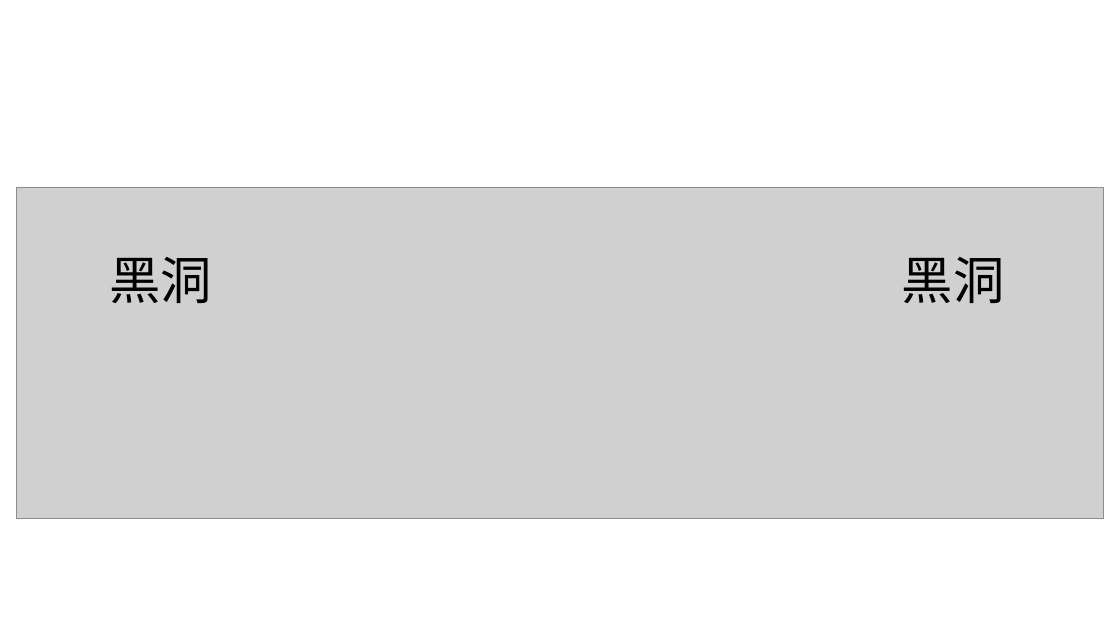
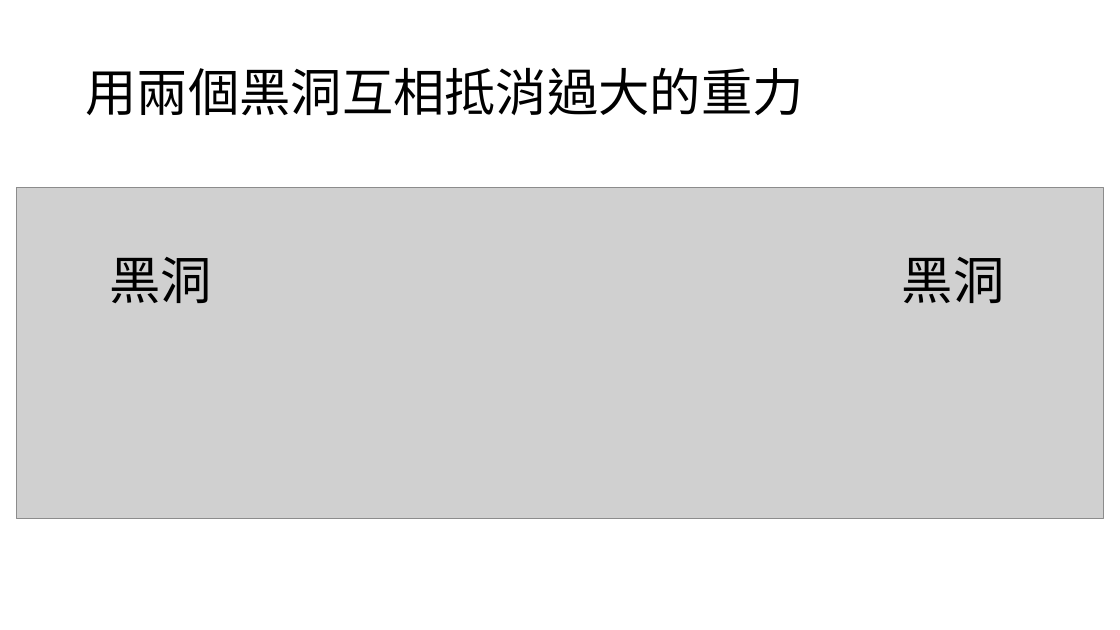
Before and after one commit to TaiChunYen/git, a slide deck: slide 24 of W044週報_戴君諺.pptx. Drawn at 1120x630 pixels with LibreOffice and Linux fonts; fonts in the diff are those of the drawing; grey boxes stand for pictures. Boxes give left, top, right and bottom in pixels: in the first picture for what was removed or moved away, otherwise in the second. Text is boxed around its words. In the diff, an @@ line names an element or a change of style, - is before the commit and + after.

```diff
--- a/W044週報_戴君諺.pptx
+++ b/W044週報_戴君諺.pptx
@@ title added at [85,67,804,115], 44 pt, text #000000 @@
+用兩個黑洞互相抵消過大的重力
```
Also in this commit, not shown: 11 other slides changed.
